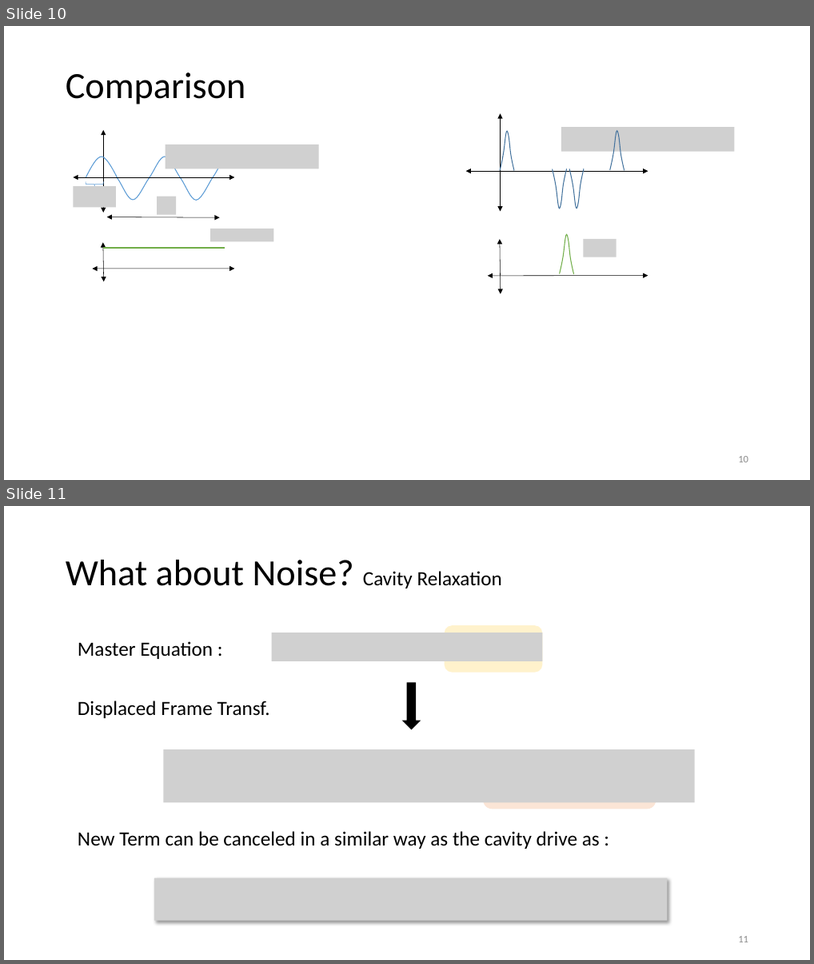
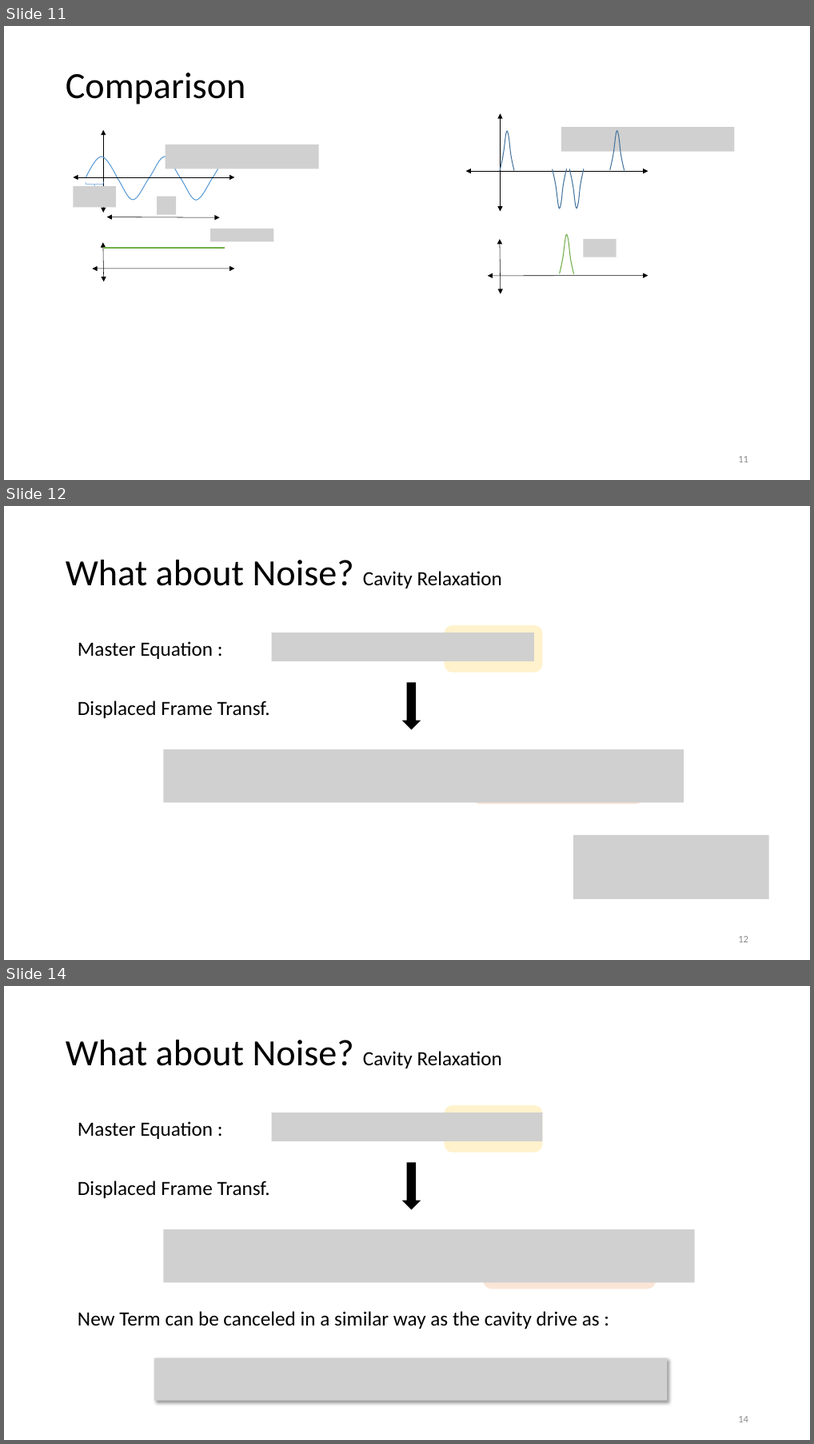
Before and after one commit to EeshGupta/Multimode-Conditional-Displacements, a slide deck: presentations/mcd.pptx. Shown one above the other, each under a label of ours: slides 10 and 11 before the commit, slides 11, 12 and 14 after it; the slides between them are not shown. The pictures are 814x964 and 814x1444 pixels, drawn with LibreOffice and Linux fonts; fonts in the diff are those of the drawing; grey boxes stand for pictures; background and template pictures are left out. Boxes give left, top, right and bottom in pixels: in the first picture for what was removed or moved away, otherwise in the second. Text is boxed around its words. In the diff, an @@ line names an element or a change of style, - is before the commit and + after.

```diff
--- a/presentations/mcd.pptx
+++ b/presentations/mcd.pptx
@@ slide 12 added at <box>4,506,810,960</box>, background #FFFFFF @@
@@ title added at <box>66,560,502,588</box>, 24 pt, text #000000 @@
+What about Noise? Cavity Relaxation
@@ rounded rectangle added at <box>445,625,543,672</box>, fill #FFF2CC @@
@@ text added at <box>78,641,213,659</box>, 24 pt, text #000000 @@
+Master Equation :
@@ picture added at <box>272,632,534,661</box> @@
@@ down arrow added at <box>403,683,420,728</box>, fill #000000, outline #000000 1 pt @@
@@ text added at <box>78,700,270,718</box>, 24 pt, text #000000 @@
+Displaced Frame Transf.
@@ picture added at <box>164,749,685,803</box> @@
@@ rounded rectangle added at <box>472,751,645,804</box>, fill #FBE5D6 @@
@@ picture added at <box>574,835,770,900</box> @@
@@ page number added at <box>738,936,749,942</box>, 12 pt, text #8C8C8C @@
+12
@@ what was slide 10 is now slide 11 @@
@@ page number at <box>738,456,749,462</box>: text changed @@
-10
+11
@@ what was slide 11 is now slide 14 @@
@@ page number at <box>738,1416,749,1422</box>: text changed @@
-11
+14
```
Also in this commit, not shown: 7 slides changed, 7 other slides added, 1 slide removed, 1 other file.
